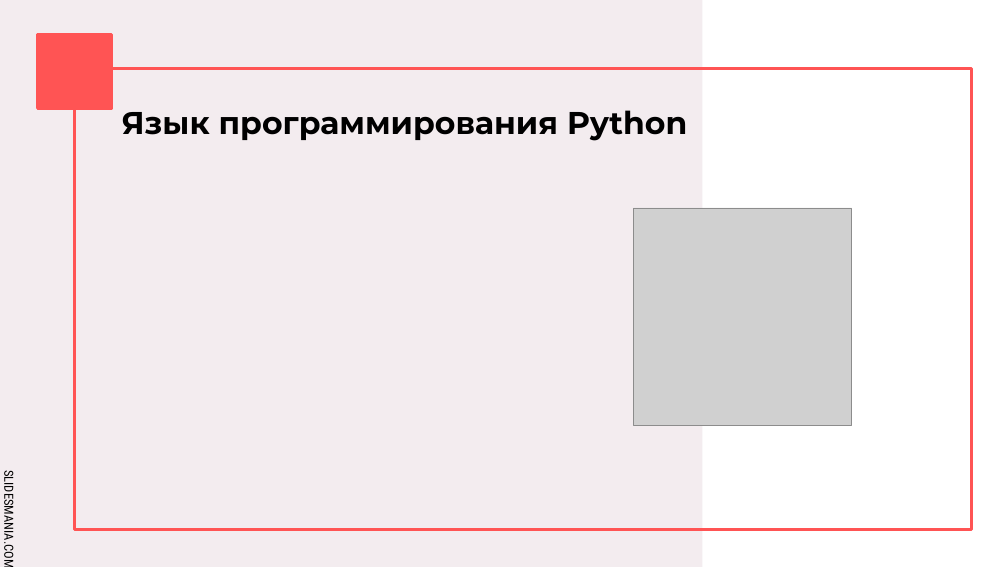
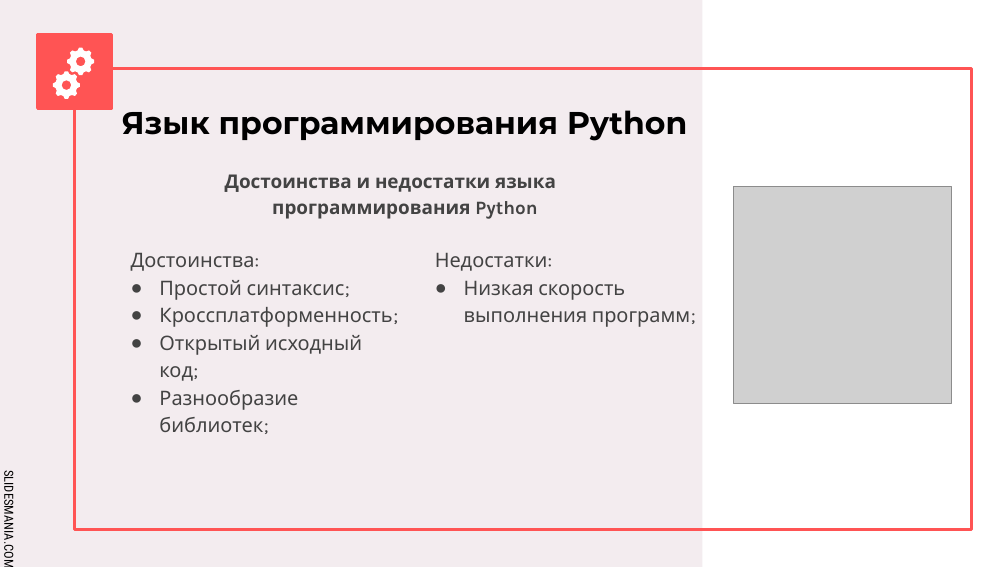
Before and after one commit to IvanLink-py/CourseWork-2022, a slide deck: slide 2 of Защитная речь/Презентация.pptx. Drawn at 1008x567 pixels with LibreOffice and Linux fonts; fonts in the diff are those of the drawing; grey boxes stand for pictures. Boxes give left, top, right and bottom in pixels: in the first picture for what was removed or moved away, otherwise in the second. Text is boxed around its words. In the diff, an @@ line names an element or a change of style, - is before the commit and + after.

```diff
--- a/Защитная речь/Презентация.pptx
+++ b/Защитная речь/Презентация.pptx
@@ freeform shape added at box(67, 48, 95, 76), fill #FFFFFF @@
@@ freeform shape added at box(53, 71, 80, 99), fill #FFFFFF @@
@@ subtitle added at box(225, 174, 556, 219), 18 pt, text #434343, bold @@
+Достоинства и недостатки языка программирования Python
@@ picture: place and size @@
-picture at box(634, 208, 852, 425)
+picture at box(734, 186, 952, 403)
@@ text added at box(131, 252, 398, 434), 19 pt, text #434343 @@
+Достоинства:
+● Простой синтаксис;
+● Кроссплатформенность;
+● Открытый исходный код;
+● Разнообразие библиотек;
@@ text added at box(435, 252, 696, 327), 19 pt, text #434343 @@
+Недостатки:
+● Низкая скорость выполнения программ;
```
Also in this commit, not shown: 1 other slide changed, 8 slides added, 16 slides removed, 7 other files.
